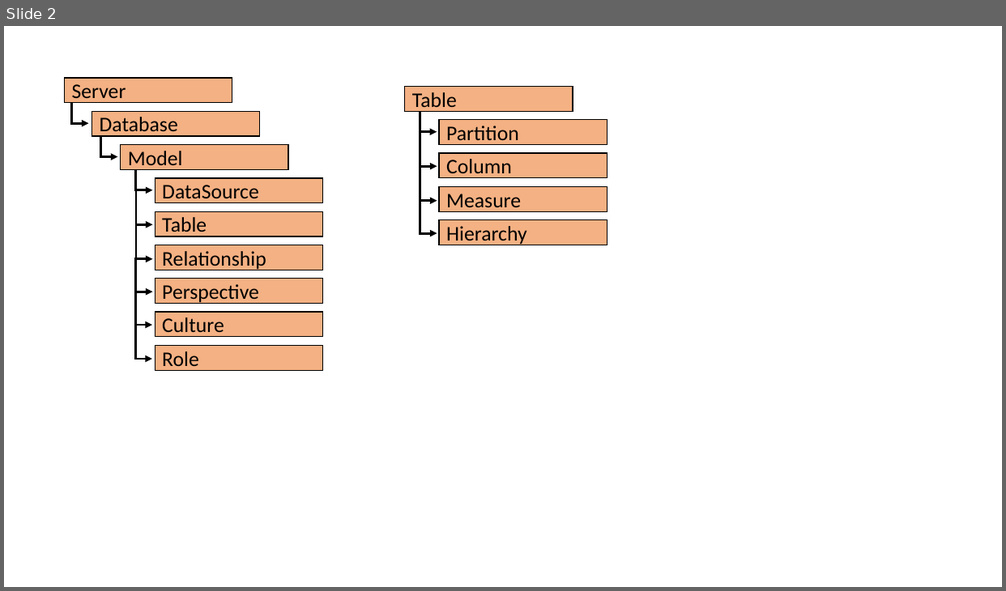
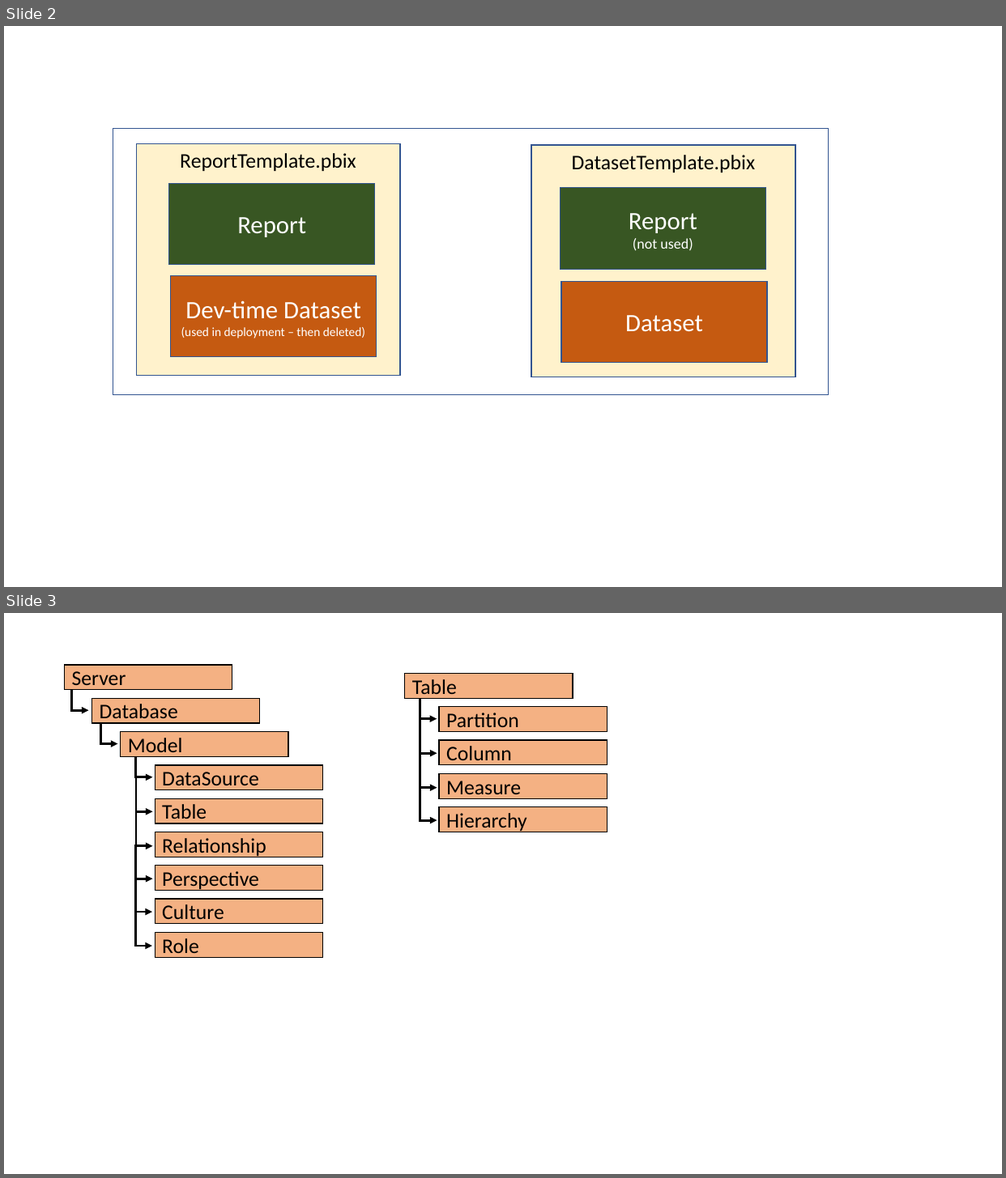
Before and after one commit to PowerBiDevCamp/Tabular-Object-Model-Tutorial, a slide deck: TOM_Figures.pptx. Shown one above the other, each under a label of ours: slide 2 before the commit, slides 2 and 3 after it. The pictures are 1006x591 and 1006x1178 pixels, drawn with LibreOffice and Linux fonts; fonts in the diff are those of the drawing. Boxes give left, top, right and bottom in pixels: in the first picture for what was removed or moved away, otherwise in the second. Text is boxed around its words. In the diff, an @@ line names an element or a change of style, - is before the commit and + after.

```diff
--- a/TOM_Figures.pptx
+++ b/TOM_Figures.pptx
@@ slide 2 added at <box>4,26,1002,587</box>, background #FFFFFF @@
@@ rectangle added at <box>113,129,829,395</box>, outline #325491 1 pt @@
@@ rectangle added at <box>137,143,401,376</box>, fill #FFF2CC, outline #325491 1 pt, 20 pt, text #000000 @@
+ReportTemplate.pbix
@@ rectangle added at <box>532,145,796,377</box>, fill #FFF2CC, outline #325491 1 pt, 20 pt, text #000000 @@
+DatasetTemplate.pbix
@@ rectangle added at <box>169,183,375,265</box>, fill #385723, outline #325491 1 pt, 24 pt, text #FFFFFF @@
+Report
@@ rectangle added at <box>560,188,766,269</box>, fill #385723, outline #325491 1 pt, 14 pt, text #FFFFFF @@
+Report
+(not used)
@@ rectangle added at <box>171,275,377,357</box>, fill #C55A11, outline #325491 1 pt, 12 pt, text #FFFFFF @@
+Dev-time Dataset
+(used in deployment – then deleted)
@@ rectangle added at <box>562,281,768,363</box>, fill #C55A11, outline #325491 1 pt, 24 pt, text #FFFFFF @@
+Dataset
@@ what was slide 2 is now slide 3 @@
```
Also in this commit, not shown: 1 slide changed, 1 other file.
